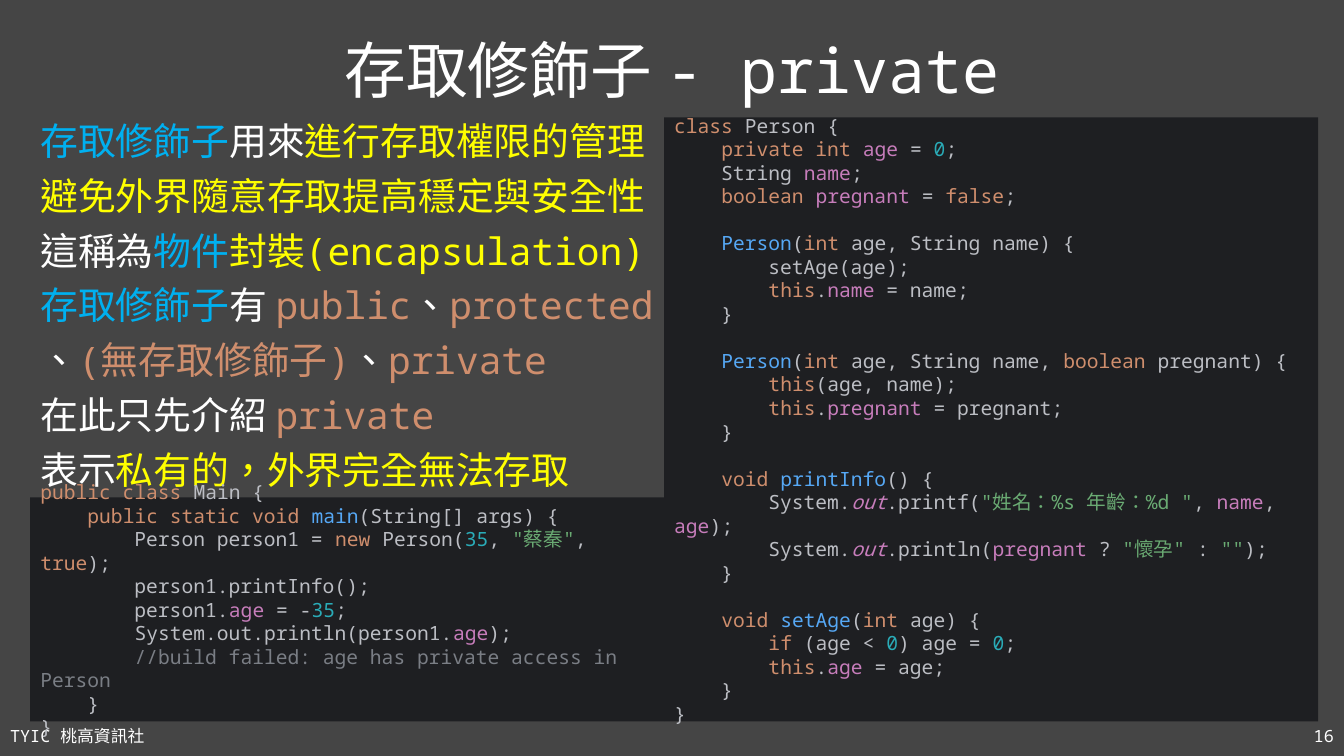
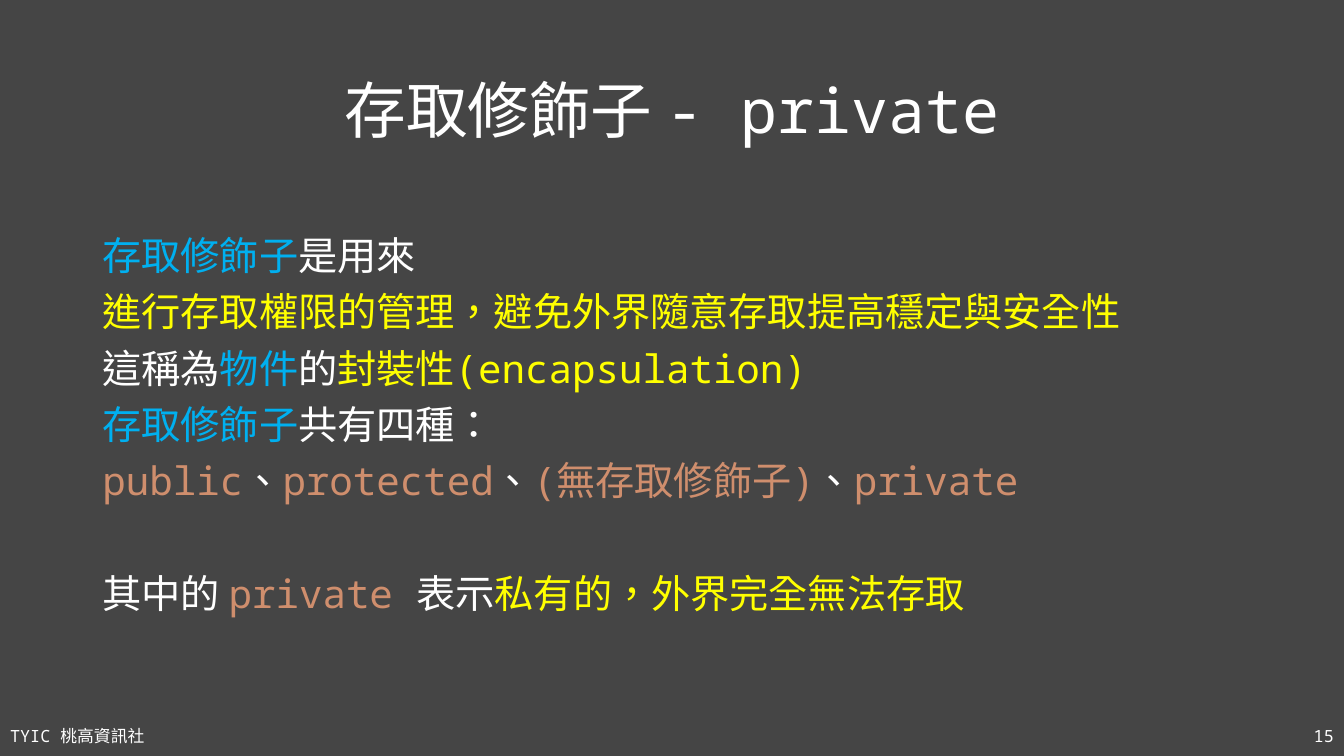
Before and after one commit to TYSHIC/slides, a slide deck: slide 15 of ppt/08_類別與物件.pptx (slide 16 before the commit). Drawn at 1344x756 pixels with LibreOffice and Linux fonts; fonts in the diff are those of the drawing. Boxes give left, top, right and bottom in pixels: in the first picture for what was removed or moved away, otherwise in the second. Text is boxed around its words. In the diff, an @@ line names an element or a change of style, - is before the commit and + after.

```diff
--- a/ppt/08_類別與物件.pptx
+++ b/ppt/08_類別與物件.pptx
@@ title "存取修飾子 - private": place and size @@
-title "存取修飾子 - private" at bbox=[344, 41, 999, 108]
+title "存取修飾子 - private" at bbox=[344, 81, 999, 148]
@@ rectangle removed at bbox=[664, 118, 1319, 722] @@
-class Person {
-private int age = 0;
-String name;
-boolean pregnant = false;
-Person(int age, String name) {
-setAge(age);
-this.name = name;
-}
-Person(int age, String name, boolean pregnant) {
-this(age, name);
-this.pregnant = pregnant;
-}
-void printInfo() {
-System.out.printf("姓名：%s 年齡：%d ", name, age);
-System.out.println(pregnant ? "懷孕" : "");
-}
-void setAge(int age) {
-if (age < 0) age = 0;
-this.age = age;
-}
-}
@@ text at bbox=[102, 237, 1120, 618]: text changed; size 27 to 28 pt @@
-存取修飾子用來進行存取權限的管理
-避免外界隨意存取提高穩定與安全性
-這稱為物件封裝(encapsulation)
-存取修飾子有 public、protected
-、(無存取修飾子)、private
-在此只先介紹 private
-表示私有的，外界完全無法存取
+存取修飾子是用來
+進行存取權限的管理，避免外界隨意存取提高穩定與安全性
+這稱為物件的封裝性(encapsulation)
+存取修飾子共有四種：
+public、protected、(無存取修飾子)、private
+其中的 private 表示私有的，外界完全無法存取
@@ rectangle removed at bbox=[30, 498, 664, 722] @@
-public class Main {
-public static void main(String[] args) {
-Person person1 = new Person(35, "蔡秦", true);
-person1.printInfo();
-person1.age = -35;
-System.out.println(person1.age);
-//build failed: age has private access in Person
-}
-}
@@ page number at bbox=[1314, 730, 1334, 742]: text changed @@
-16
+15
```
Also in this commit, not shown: 13 other slides changed, 4 slides added, 1 slide removed, 4 other files.
